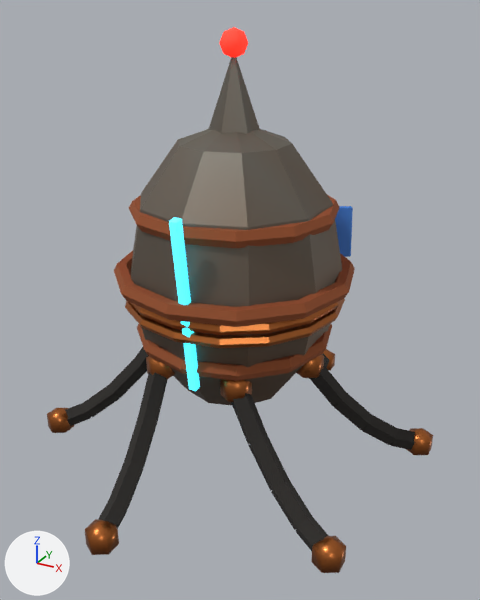
Two versions of the glTF model public/models/pod.glb, one commit apart.
One viewpoint serves both versions: a camera (50 mm lens) standing at (1.44, -2.57, 2.08) and looking at (0.06, -0.05, 0.82). Arrows for +X, +Y and +Z are at lower left; the lights stay in place. The picture after the commit comes second. Vertices at exactly the same position are counted once.

The first picture shows 'pod'.
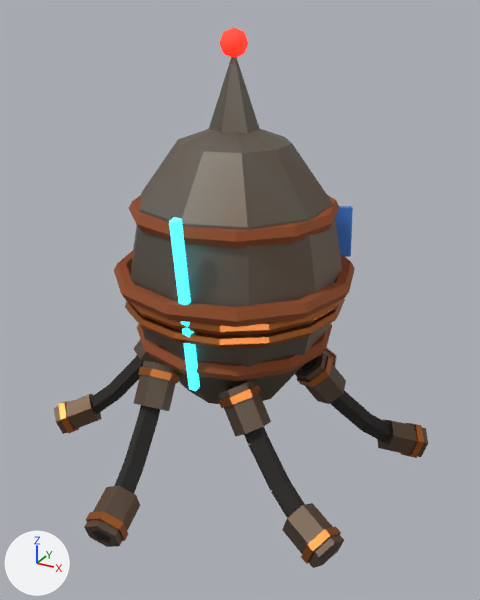
Boxes [x1, y1, x2, y2] around the edits, measured in the pictures (480 x 600 px):
'pod', reshaped
    before: [47, 27, 433, 573]
    after: [54, 27, 428, 568]
part 1 of me_cone, added (brown)
    after: [295, 353, 346, 404]
part 2 of me_cone, added (brown)
    after: [377, 419, 428, 457]
part 3 of me_cone, added
    after: [134, 339, 160, 364]
part 4 of me_cone, added (brown)
    after: [54, 394, 101, 434]
part 5 of me_cone, added (brown)
    after: [218, 381, 271, 437]
part 6 of me_cone, added (brown)
    after: [282, 503, 344, 568]
part 7 of me_cone, added
    after: [296, 356, 333, 387]
part 8 of me_cone, added
    after: [400, 423, 424, 458]
part 9 of me_cone, added
    after: [58, 401, 79, 434]
part 10 of me_cone, rebuilt
    before: [146, 356, 175, 379]
    after: [138, 367, 179, 383]
part 11 of me_cone, rebuilt (14% wider)
    before: [311, 536, 346, 573]
    after: [301, 526, 341, 564]
part 12 of me_cone, rebuilt (23% wider, 16% shorter)
    before: [85, 519, 119, 555]
    after: [86, 511, 128, 541]
part 13 of me_cone, rebuilt (mostly hidden afterwards)
    before: [322, 349, 335, 370]
    after: [325, 347, 337, 366]
part 14 of me_cone, rebuilt
    before: [220, 379, 252, 402]
    after: [219, 385, 261, 408]
part 15 of me_cone, deleted (brown)
    before: [296, 354, 324, 378]
part 16 of me_cone, deleted (brown)
    before: [47, 408, 74, 433]
part 17 of me_cone, deleted (brown)
    before: [406, 428, 433, 455]
part 18 of me_cone, added (brown)
    after: [84, 361, 176, 547]
part 19 of me_cone, added (mostly hidden)
    after: [323, 350, 334, 364]

What changed in the scene script:
```text
Change me_cone:
    used by ob_pod; location = (0.459, 0.046, 0.449)
    remove me_cone.from_pydata(...)  # 943 vertices, 1722 faces; spans x -1.39..0.48, y -1.06..0.97, z -0.49..1.56
    add me_cone.from_pydata(...)  # 1063 vertices, 1914 faces; spans x -1.39..0.47, y -1.02..0.92, z -0.49..1.56
    me_cone part 1: a new loose piece, an icosphere of 20 faces spanning x -0.13..0.11, y -0.13..0.11, z -0.11..0.15, in mat_zsteel
    me_cone part 2: a new loose piece, an icosphere of 20 faces spanning x 0.21..0.47, y 0.14..0.39, z -0.49..-0.26, in mat_zsteel
    me_cone part 3: a new loose piece, an icosphere of 20 faces spanning x -1.03..-0.79, y -0.2..0.03, z -0.11..0.15, in mat_zsteel
    me_cone part 4: a new loose piece, an icosphere of 20 faces spanning x -1.39..-1.13, y -0.48..-0.23, z -0.49..-0.26, in mat_zsteel
    me_cone part 5: a new loose piece, an icosphere of 20 faces spanning x -0.32..-0.09, y -0.52..-0.31, z -0.11..0.15, in mat_zsteel
    me_cone part 6: a new loose piece, an icosphere of 20 faces spanning x 0.08..0.34, y -0.69..-0.47, z -0.49..-0.26, in mat_zsteel
    me_cone part 7: a new loose piece, an icosphere of 20 faces spanning x -0.13..0.05, y -0.12..0.07, z -0.01..0.13, in mat_zcopper
    me_cone part 8: a new loose piece, an icosphere of 20 faces spanning x 0.3..0.46, y 0.21..0.38, z -0.49..-0.3, in mat_zcopper
    me_cone part 9: a new loose piece, an icosphere of 20 faces spanning x -1.37..-1.22, y -0.47..-0.3, z -0.49..-0.3, in mat_zcopper
    me_cone part 10: the loose piece of 14 vertices spanning x -0.72..-0.6, y -0.46..-0.32, z 0.02..0.18 is rebuilt with 12 vertices and now spans x -0.74..-0.57, y -0.51..-0.33, z -0.01..0.13
    me_cone part 11: the loose piece of 14 vertices spanning x 0.24..0.36, y -0.69..-0.55, z -0.49..-0.33 is rebuilt with 12 vertices and now spans x 0.2..0.32, y -0.69..-0.51, z -0.49..-0.3
    me_cone part 12: the loose piece of 14 vertices spanning x -0.64..-0.52, y -1.06..-0.92, z -0.49..-0.33 is rebuilt with 12 vertices and now spans x -0.67..-0.5, y -0.99..-0.9, z -0.49..-0.3
    me_cone part 13: the loose piece of 14 vertices spanning x -0.4..-0.28, y 0.83..0.97, z -0.49..-0.33 is rebuilt with 12 vertices and now spans x -0.42..-0.25, y 0.8..0.9, z -0.49..-0.3
    me_cone part 14: the loose piece of 14 vertices spanning x -0.32..-0.2, y -0.46..-0.32, z 0.02..0.18 is rebuilt with 12 vertices and now spans x -0.31..-0.15, y -0.5..-0.31, z -0.01..0.13
    me_cone part 15: the loose piece of 14 vertices spanning x -0.12..0.0, y -0.12..0.02, z 0.02..0.18 is deleted
    me_cone part 16: the loose piece of 14 vertices spanning x -1.39..-1.27, y -0.49..-0.35, z -0.49..-0.33 is deleted
    me_cone part 17: the loose piece of 14 vertices spanning x 0.36..0.48, y 0.25..0.39, z -0.49..-0.33 is deleted
    me_cone part 18: 24 vertices added at x -0.74..-0.5, y -1.02..-0.33, z -0.49..0.15
    me_cone part 19: 12 vertices added at x -0.42..-0.24, y 0.68..0.92, z -0.49..-0.26
    other edits to the shape of me_cone do not show in these pictures
```
